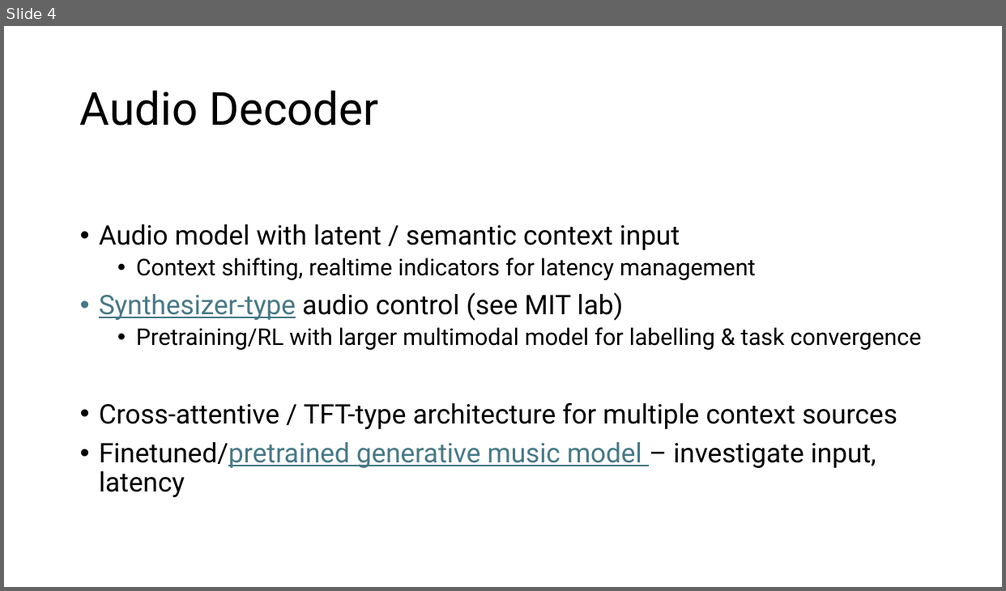
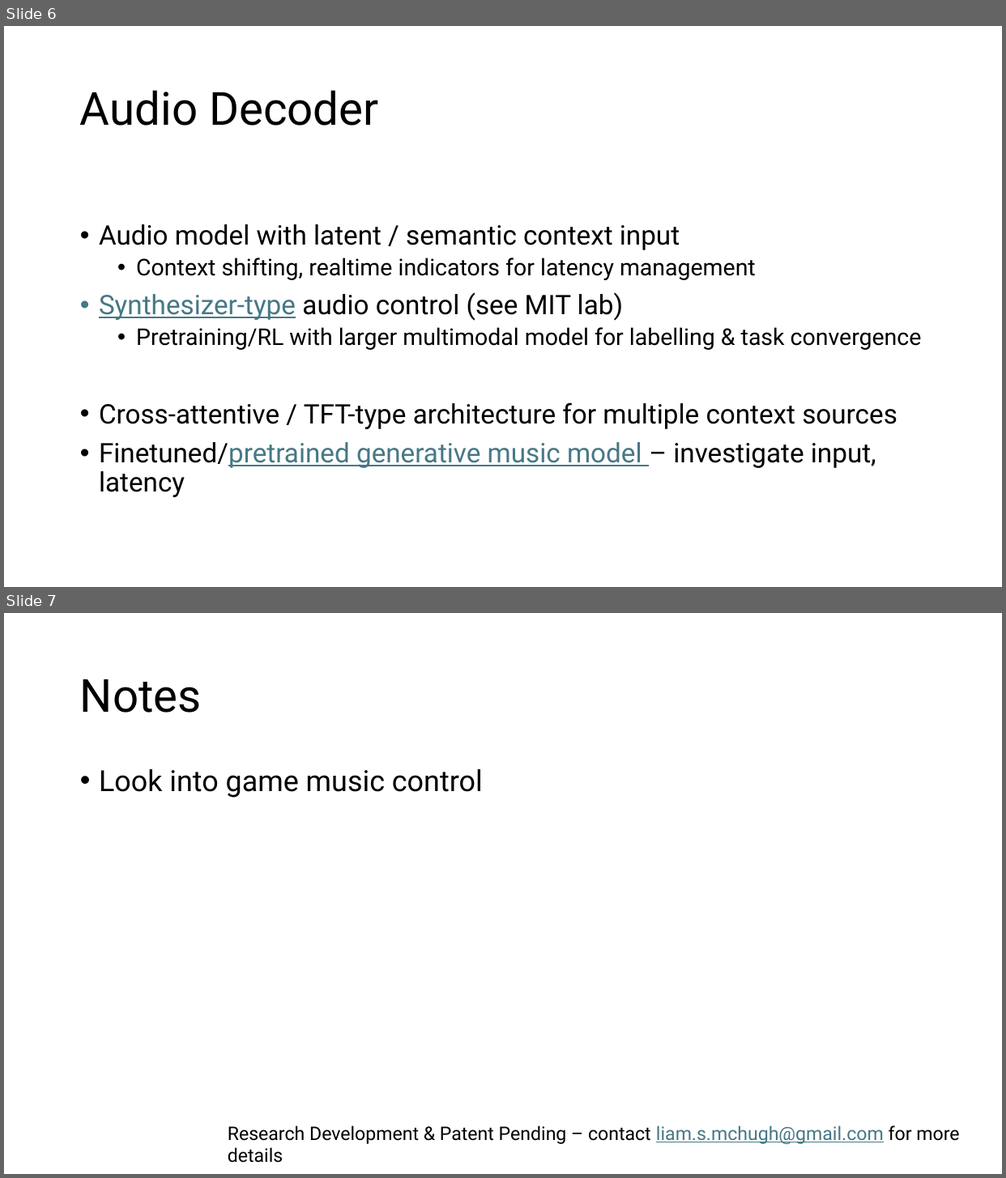
Before and after one commit to liammchugh/Cognitive-Devices, a slide deck: cognitive_music/Cognitive Music.pptx. Shown one above the other, each under a label of ours: slide 4 before the commit, slides 6 and 7 after it. The pictures are 1006x591 and 1006x1178 pixels, drawn with LibreOffice and Linux fonts; fonts in the diff are those of the drawing. Boxes give left, top, right and bottom in pixels: in the first picture for what was removed or moved away, otherwise in the second. Text is boxed around its words. In the diff, an @@ line names an element or a change of style, - is before the commit and + after.

Commit message:
research updates

```diff
--- a/cognitive_music/Cognitive Music.pptx
+++ b/cognitive_music/Cognitive Music.pptx
@@ slide 7 added at (4, 613, 1002, 1174), background #FFFFFF @@
@@ title added at (80, 679, 202, 713), 44 pt, text #000000 @@
+Notes
@@ text added at (99, 769, 483, 798), 28 pt, text #000000 @@
+• Look into game music control
@@ text added at (228, 1126, 959, 1163), 18 pt, text #000000 @@
+Research Development & Patent Pending – contact liam.s.mchugh@gmail.com for more details
@@ what was slide 4 is now slide 6 @@
```
Also in this commit, not shown: 1 slide changed, 2 other slides added, 1 slide removed.
